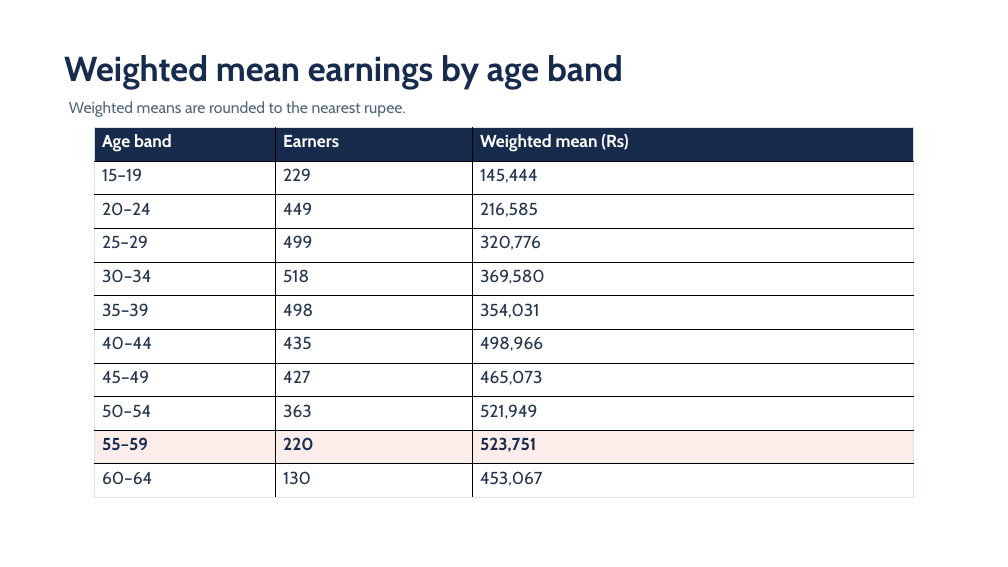
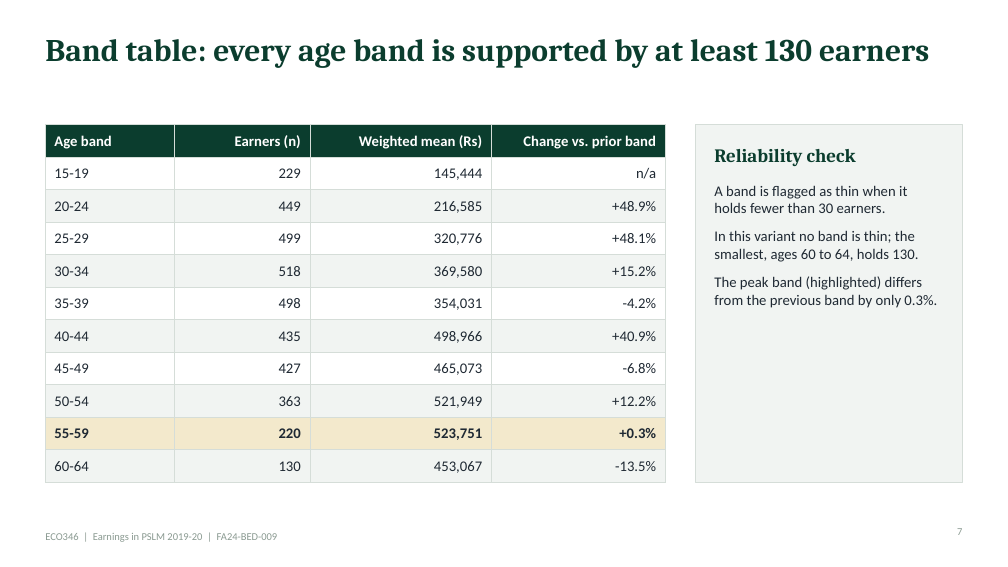
Before and after one commit to Muaaz-lab/ECO346-A1-FA24-BEDS-009, a slide deck: slide 7 of slides/FA24-BED-009.pptx (slide 4 before the commit). Drawn at 1008x567 pixels with LibreOffice and Linux fonts; fonts in the diff are those of the drawing. Boxes give left, top, right and bottom in pixels: in the first picture for what was removed or moved away, otherwise in the second. Text is boxed around its words. In the diff, an @@ line names an element or a change of style, - is before the commit and + after.

```diff
--- a/slides/FA24-BED-009.pptx
+++ b/slides/FA24-BED-009.pptx
@@ title added at [45,39,929,68], 30 pt, text #0B3D2E, bold @@
+Band table: every age band is supported by at least 130 earners
@@ text removed at [64,55,623,89] @@
-Weighted mean earnings by age band
@@ text removed at [69,101,405,117] @@
-Weighted means are rounded to the nearest rupee.
@@ table at [45,125,665,482] @@
-column 1: Age band | 15–19 | 20–24 | 25–29 | 30–34 | 35–39 | 40–44 | 45–49 | 50–54 | 55–59 | 60–64
+column 1: Age band | 15-19 | 20-24 | 25-29 | 30-34 | 35-39 | 40-44 | 45-49 | 50-54 | 55-59 | 60-64
-column 2, row 1: Earners
+column 2, row 1: Earners (n)
+column 4: Change vs. prior band | n/a | +48.9% | +48.1% | +15.2% | -4.2% | +40.9% | -6.8% | +12.2% | +0.3% | -13.5%
@@ table: place and size @@
-table at [95,128,913,498]
+table at [45,125,665,482]
@@ rectangle added at [696,125,963,482], fill #F1F4F2, outline #D5DDD8 0.75 pt @@
@@ text added at [714,149,856,166], 18 pt, text #0B3D2E, bold @@
+Reliability check
@@ text added at [714,185,937,308], 14 pt, text #1F2933 @@
+A band is flagged as thin when it holds fewer than 30 earners.
+In this variant no band is thin; the smallest, ages 60 to 64, holds 130.
+The peak band (highlighted) differs from the previous band by only 0.3%.
@@ text added at [45,533,277,542], 10 pt, text #8A9A91 @@
+ECO346 | Earnings in PSLM 2019-20 | FA24-BED-009
@@ page number added at [957,528,962,535], 10 pt, text #8A9A91 @@
+7
```
Also in this commit, not shown: 1 other slide changed, 9 slides added, 3 slides removed.
